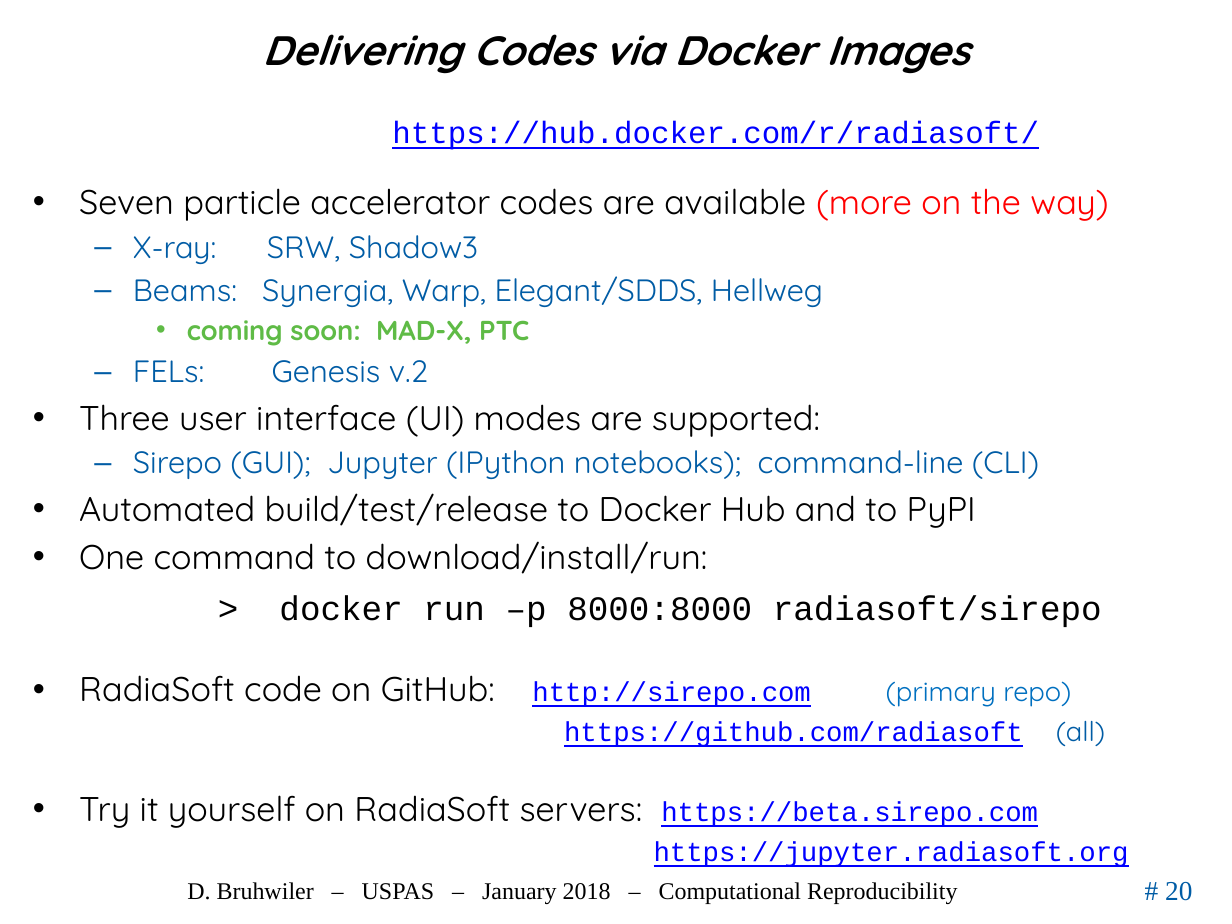
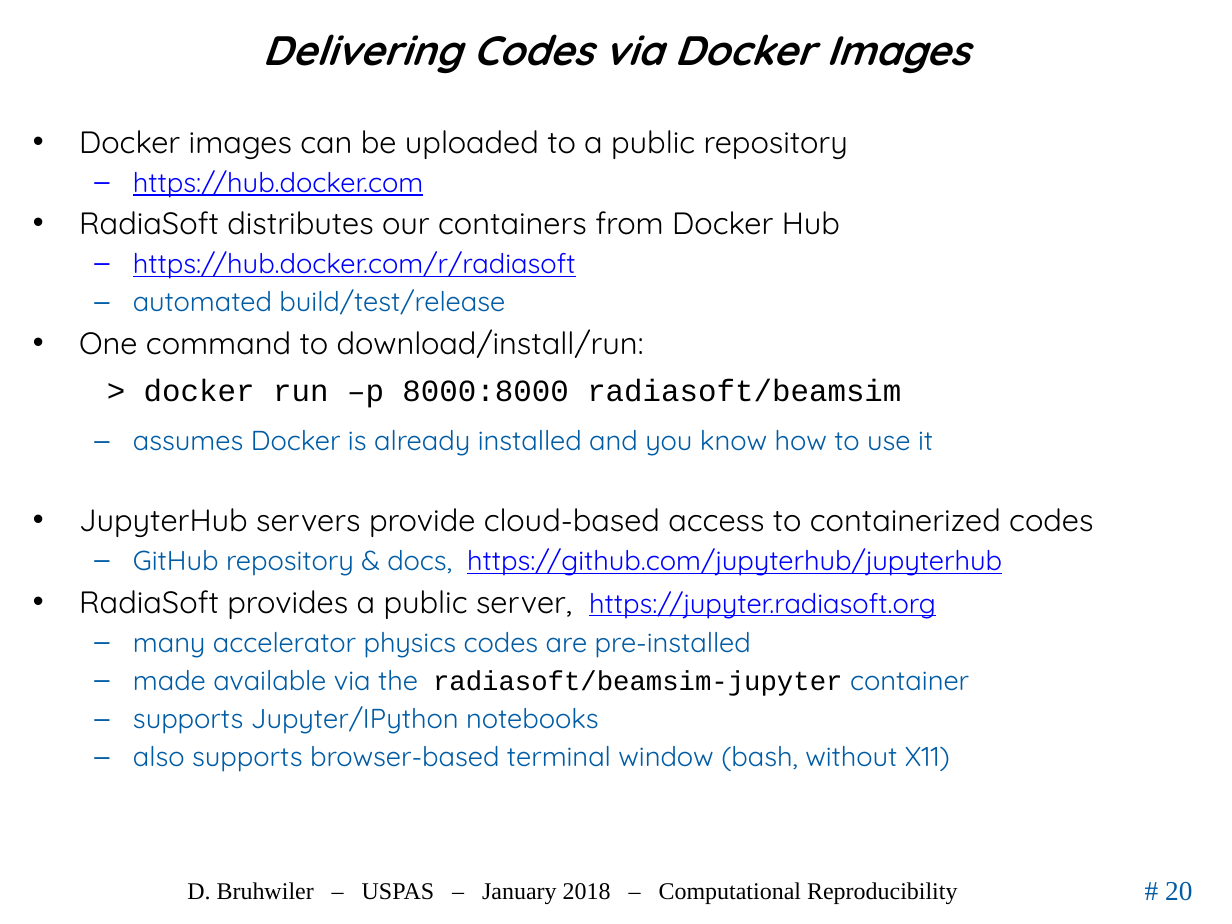
Before and after one commit to uspas/simbeamplasma18, a slide deck: slide 20 of computational_reproducibility/lecture/2018_ComputationalReproducibility_Bruhwiler_USPAS.pptx. Drawn at 1232x924 pixels with LibreOffice and Linux fonts; fonts in the diff are those of the drawing; background and template pictures are left out. Boxes give left, top, right and bottom in pixels: in the first picture for what was removed or moved away, otherwise in the second. Text is boxed around its words. In the diff, an @@ line names an element or a change of style, - is before the commit and + after.

```diff
--- a/computational_reproducibility/lecture/2018_ComputationalReproducibility_Bruhwiler_USPAS.pptx
+++ b/computational_reproducibility/lecture/2018_ComputationalReproducibility_Bruhwiler_USPAS.pptx
@@ text "Docker images can be uploaded ...": place and size @@
-text "Docker images can be uploaded ..." at bbox=[79, 188, 1129, 867]
+text "Docker images can be uploaded ..." at bbox=[79, 130, 1093, 772]
@@ text at bbox=[79, 130, 848, 315]: text changed; size 20 to 18 pt @@
-• Seven particle accelerator codes are available (more on the way)
-  – X-ray: SRW, Shadow3
-  – Beams: Synergia, Warp, Elegant/SDDS, Hellweg
-    • coming soon: MAD-X, PTC
-  – FELs: Genesis v.2
-• Three user interface (UI) modes are supported:
-  – Sirepo (GUI); Jupyter (IPython notebooks); command-line (CLI)
-• Automated build/test/release to Docker Hub and to PyPI
+• Docker images can be uploaded to a public repository
+  – https://hub.docker.com
+• RadiaSoft distributes our containers from Docker Hub
+  – https://hub.docker.com/r/radiasoft
+  – automated build/test/release
@@ text removed at bbox=[392, 121, 1039, 150] @@
-https://hub.docker.com/r/radiasoft/
@@ text at bbox=[79, 329, 644, 358]: size 20 to 18 pt in "One command to download/install/run:" @@
@@ text at bbox=[79, 379, 1093, 772]: text changed; font Courier New to Quicksand; text colour #0000FF to #005CA5 @@
-> docker run –p 8000:8000 radiasoft/sirepo
-• RadiaSoft code on GitHub: http://sirepo.com (primary repo)
-  https://github.com/radiasoft (all)
-• Try it yourself on RadiaSoft servers: https://beta.sirepo.com
-  https://jupyter.radiasoft.org
+  > docker run –p 8000:8000 radiasoft/beamsim
+  – assumes Docker is already installed and you know how to use it
+• JupyterHub servers provide cloud-based access to containerized codes
+  – GitHub repository & docs, https://github.com/jupyterhub/jupyterhub
+• RadiaSoft provides a public server, https://jupyter.radiasoft.org
+  – many accelerator physics codes are pre-installed
+  – made available via the radiasoft/beamsim-jupyter container
+  – supports Jupyter/IPython notebooks
+  – also supports browser-based terminal window (bash, without X11)
```
Also in this commit, not shown: 2 other slides changed, 3 slides removed.
